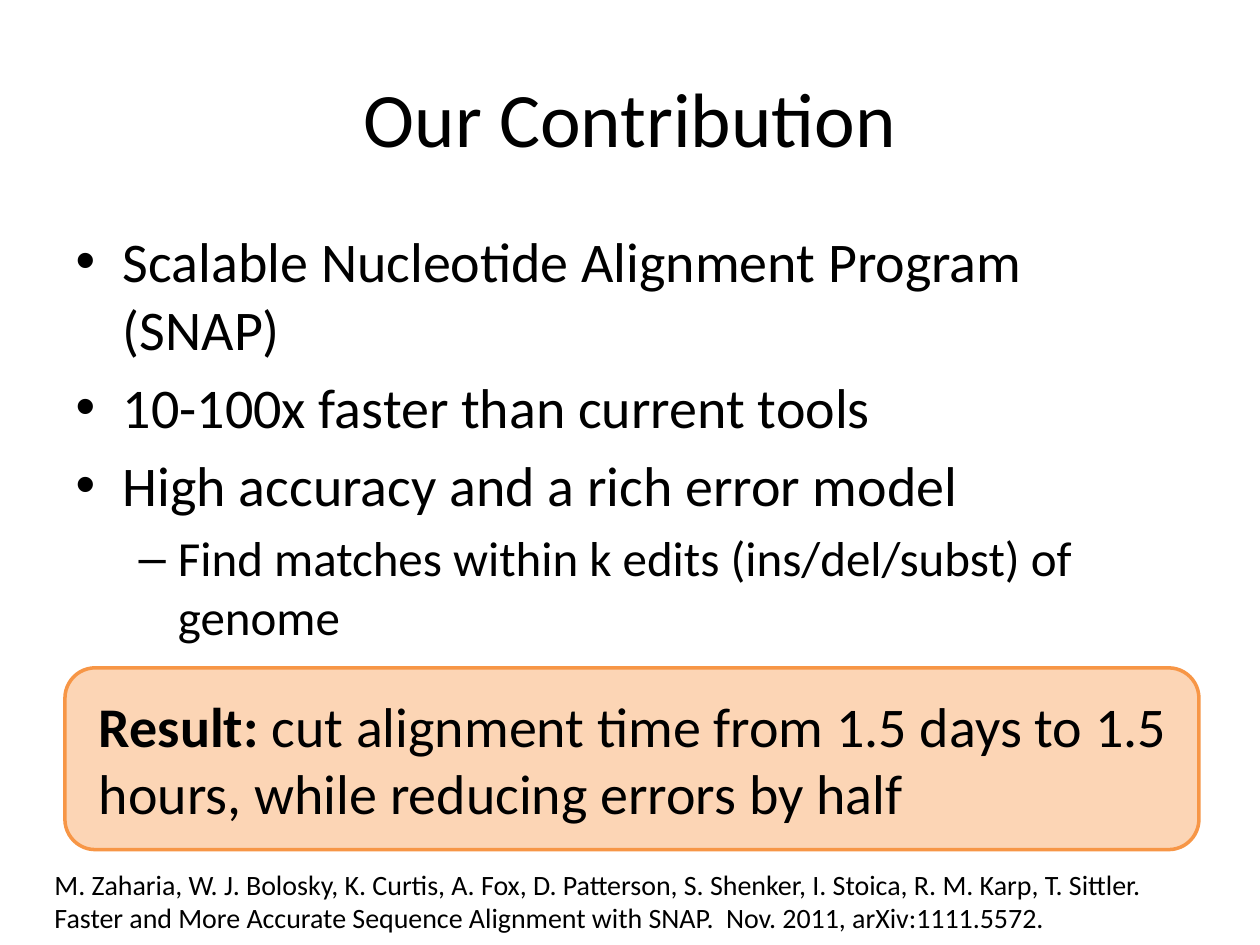
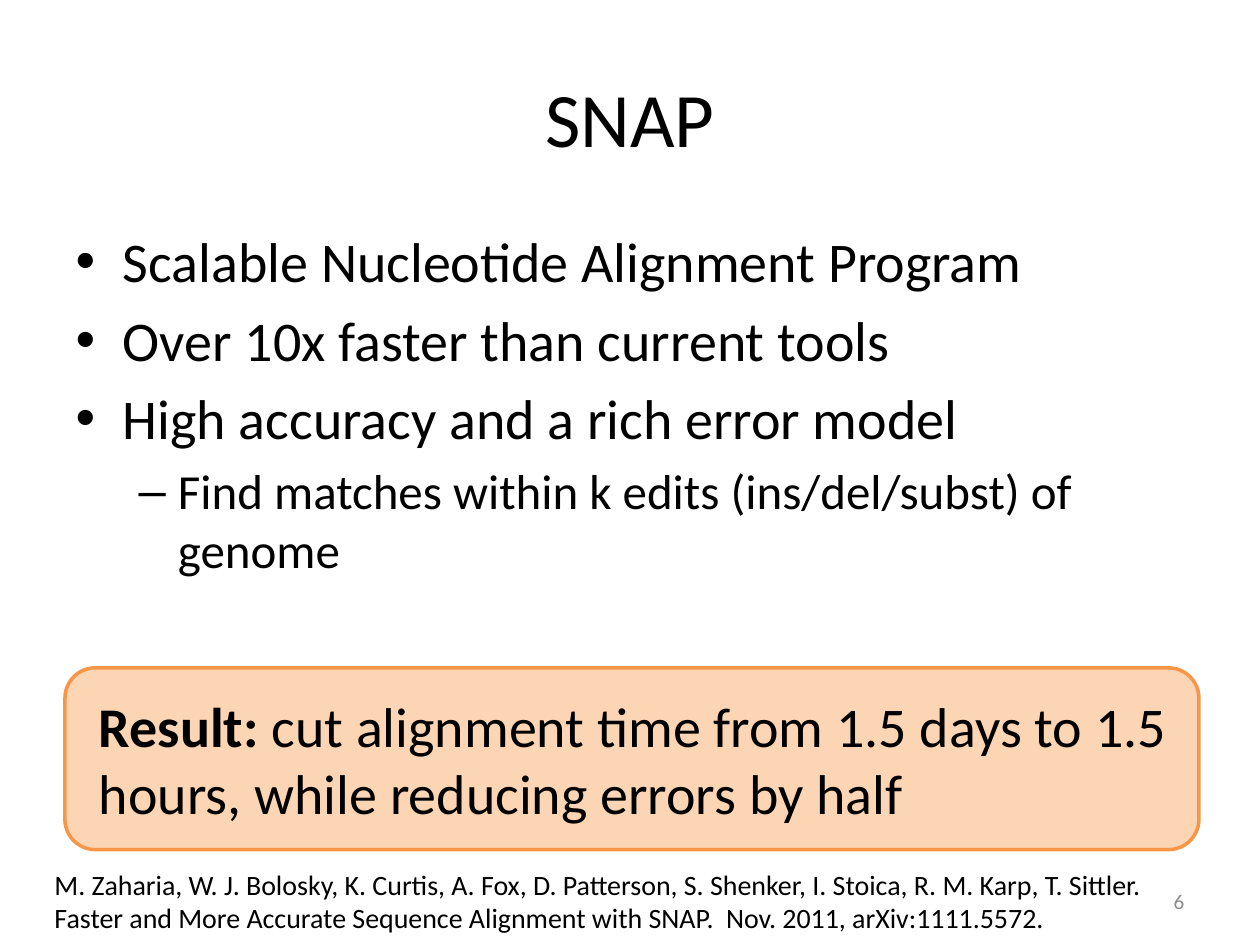
Before and after one commit to kristalcurtis/quals, a slide deck: slide 7 of slides/11.26.12 Quals (v1c).pptx (slide 10 before the commit). Drawn at 1260x945 pixels with LibreOffice and Linux fonts; fonts in the diff are those of the drawing. Boxes give left, top, right and bottom in pixels: in the first picture for what was removed or moved away, otherwise in the second. Text is boxed around its words. In the diff, an @@ line names an element or a change of style, - is before the commit and + after.

```diff
--- a/slides/11.26.12 Quals (v1c).pptx
+++ b/slides/11.26.12 Quals (v1c).pptx
@@ title at (545, 97, 714, 148): text changed @@
-Our Contribution
+SNAP
@@ text at (123, 243, 1021, 362): text changed @@
-• Scalable Nucleotide Alignment Program (SNAP)
-• 10-100x faster than current tools
+• Scalable Nucleotide Alignment Program
+• Over 10x faster than current tools
@@ page number added at (1174, 895, 1185, 909), 12 pt, text #8C8C8C @@
+6
```
Also in this commit, not shown: 47 other slides changed, 1 slide added, 5 slides removed, 3 other files.
